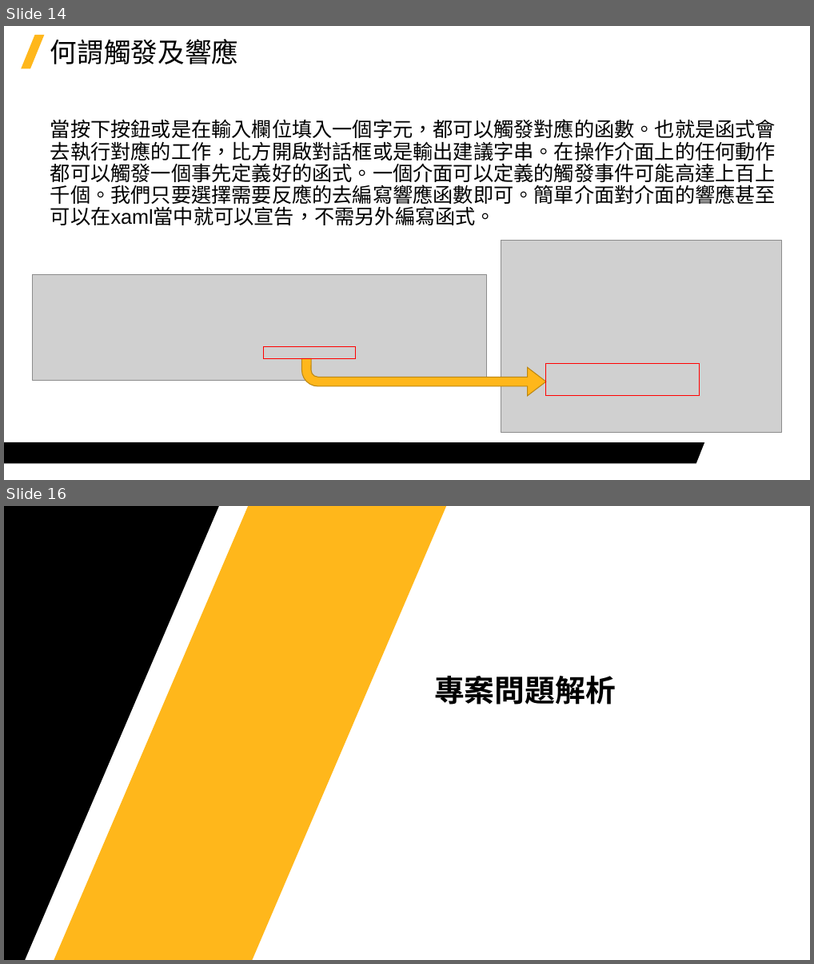
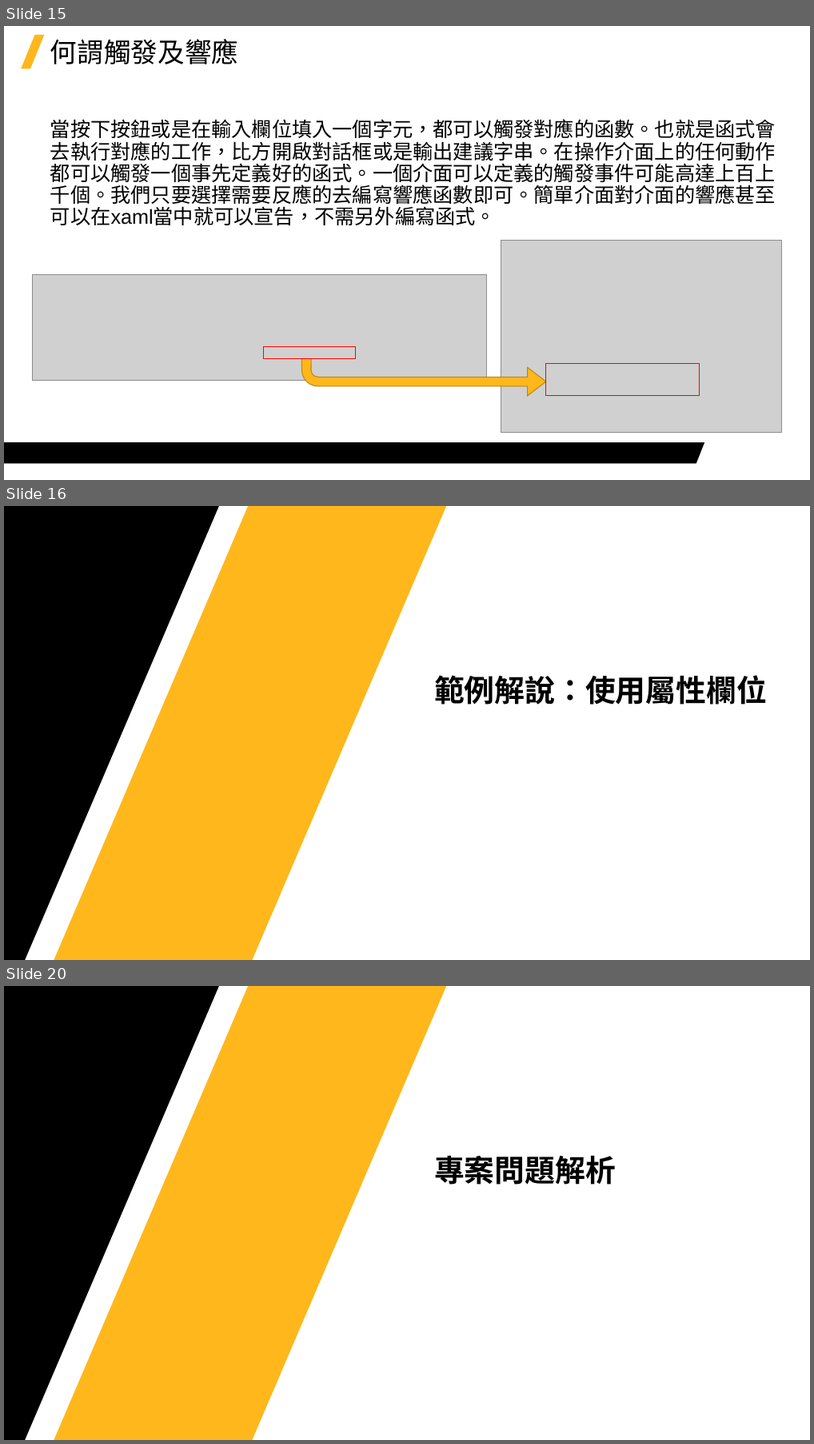
Before and after one commit to Jerrick-cheng/AEDT-Automation-Camp, a slide deck: 上課教材/Week5.pptx. Shown one above the other, each under a label of ours: slides 14 and 16 before the commit, slides 15, 16 and 20 after it; the slides between them are not shown. The pictures are 814x964 and 814x1444 pixels, drawn with LibreOffice and Linux fonts; fonts in the diff are those of the drawing; grey boxes stand for pictures; background and template pictures are left out. Boxes give left, top, right and bottom in pixels: in the first picture for what was removed or moved away, otherwise in the second. Text is boxed around its words. In the diff, an @@ line names an element or a change of style, - is before the commit and + after.

```diff
--- a/上課教材/Week5.pptx
+++ b/上課教材/Week5.pptx
@@ slide 16 added at [4, 506, 810, 960], background #FFFFFF; not listed: 3 template elements that a slide beside it also shows @@
@@ text added at [434, 675, 767, 704], 36 pt, text #000000, bold @@
+範例解說：使用屬性欄位
@@ what was slide 14 is now slide 15 @@
@@ what was slide 16 is now slide 20 @@
```
Also in this commit, not shown: 6 slides changed, 4 other slides added, 1 slide removed, 2 other files.
